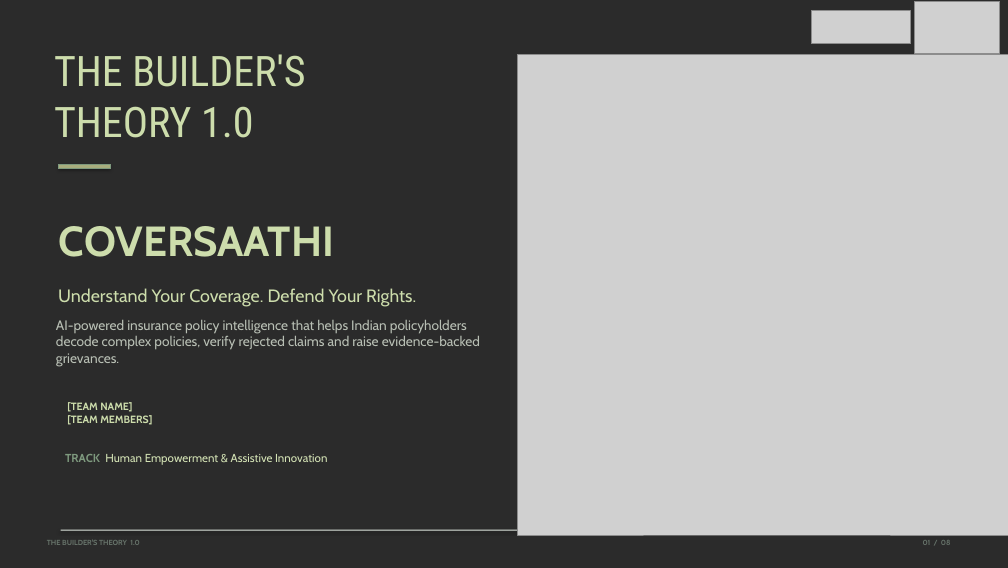
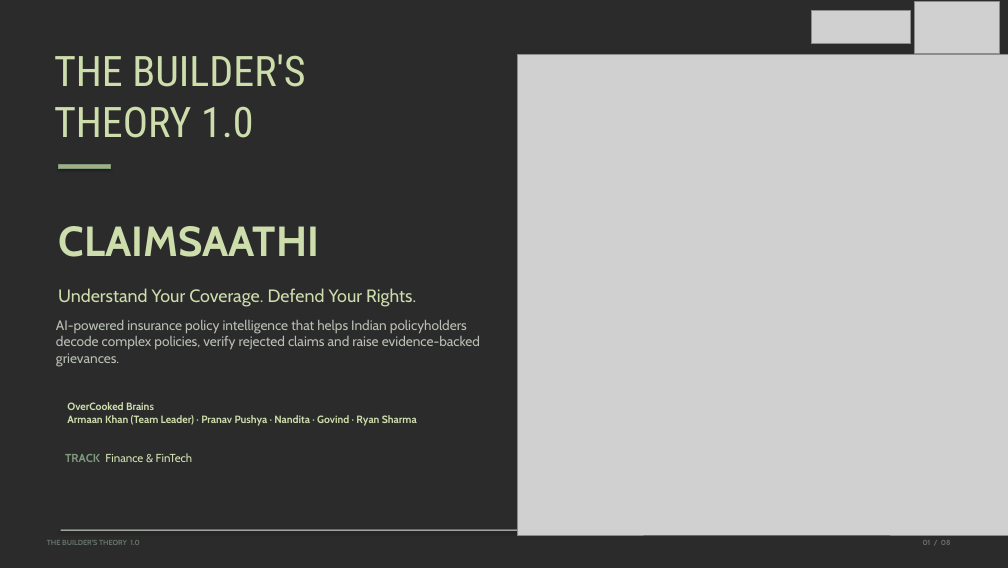
Before and after one commit to armaankhan2905/ClaimSaathi, a slide deck: slide 1 of ClaimSaathi_Hackathon_Deck.pptx. Drawn at 1008x568 pixels with LibreOffice and Linux fonts; fonts in the diff are those of the drawing; grey boxes stand for pictures; background and template pictures are left out; a plain dark background stands for a picture behind light text. Boxes give left, top, right and bottom in pixels: in the first picture for what was removed or moved away, otherwise in the second. Text is boxed around its words. In the diff, an @@ line names an element or a change of style, - is before the commit and + after.

```diff
--- a/ClaimSaathi_Hackathon_Deck.pptx
+++ b/ClaimSaathi_Hackathon_Deck.pptx
@@ text at box(59, 226, 319, 257): text changed @@
-COVERSAATHI
+CLAIMSAATHI
@@ text at box(67, 402, 417, 426): text changed @@
-[TEAM NAME]
-[TEAM MEMBERS]
+OverCooked Brains
+Armaan Khan (Team Leader) · Pranav Pushya · Nandita · Govind · Ryan Sharma
@@ text at box(65, 453, 193, 462): text changed @@
-TRACK Human Empowerment & Assistive Innovation
+TRACK Finance & FinTech
```
Also in this commit, not shown: 4 other slides changed.
